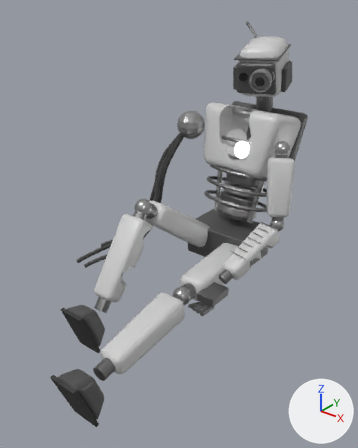
A saved change to the glTF model assets/models/robot.glb.
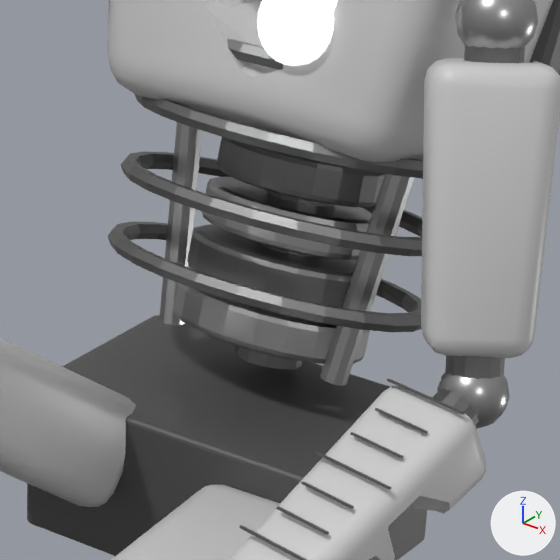
Each version appears first whole from a 50 mm lens placed at (1.049, -1.618, 1.145), pointed at (0.001, -0.308, 0.332), and next in a close-up on the part from 51% to 82% of the width and 32% to 58% of the height. Every picture has the same lights, and +X, +Y and +Z are marked at lower right. The older version's two pictures come first. Where no turn or scale is listed for an object, it has been applied to the vertices.

In view in the first close-up: 'abdomen_0', 'abdomen_1', 'abdomen_2', 'abdomen_3', 'chest_shell', 'forearm_R_shell', 'pelvis', 'rib_0', 'rib_1', 'thigh_L_shell', 'thigh_R_shell', 'upperarm_R_shell' and 18 more.
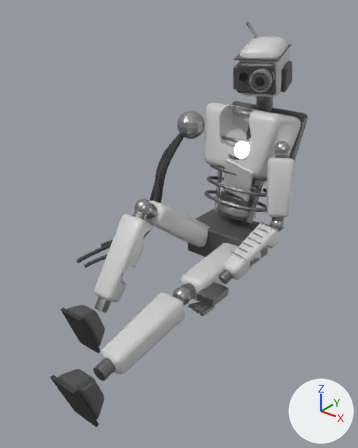
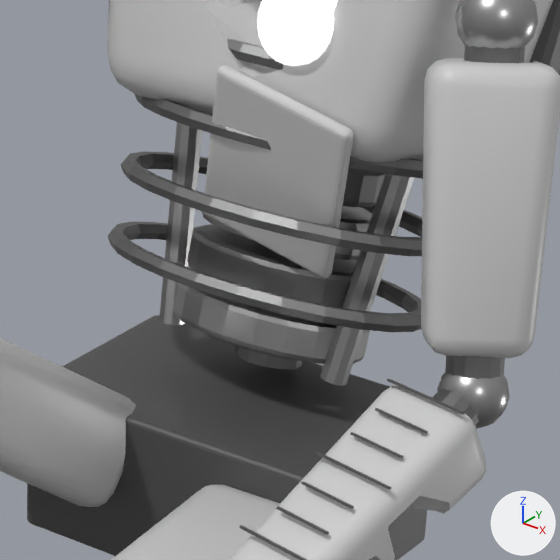
The change, as a list of edits to the scene's bpy script:
```text
Add me_panel_hanging:
    me_panel_hanging.from_pydata(...)  # 96 vertices, 188 faces; spans x -0.08..0.08, y -0.027..0.027, z -0.089..0.089
    me_panel_hanging.materials.append(mat_shell_ceramic)  # light grey #cecece
Add ob_panel_hanging:
    ob_panel_hanging = bpy.data.objects.new('panel_hanging', me_panel_hanging)
    ob_panel_hanging.location = (0.0382, 0.0311, 0.4149)
```

Changed parts and their boxes (x1, y1, x2, y2) in the close-ups (560 x 560 px):
'panel_hanging', added: after (204, 65, 354, 278)
'abdomen_3', unchanged, covered by the edit: before (217, 137, 385, 207); after (343, 168, 385, 207)
'abdomen_2', unchanged, covered by the edit: before (202, 177, 372, 260); after (202, 206, 372, 260)
